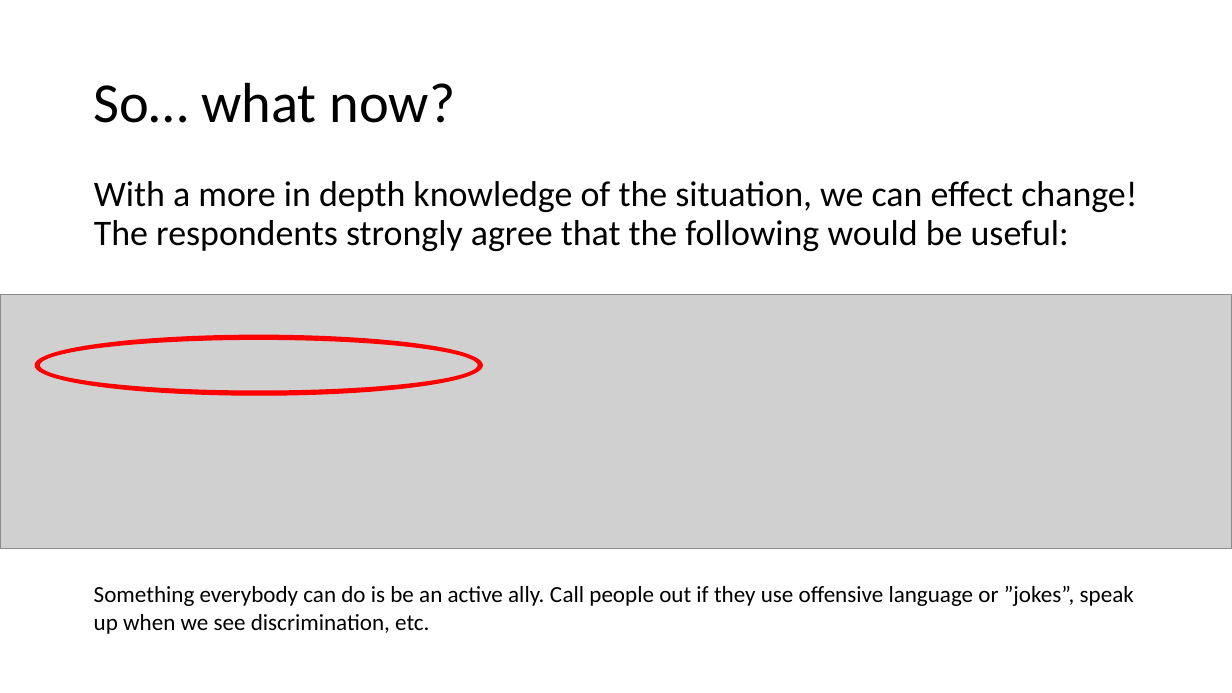
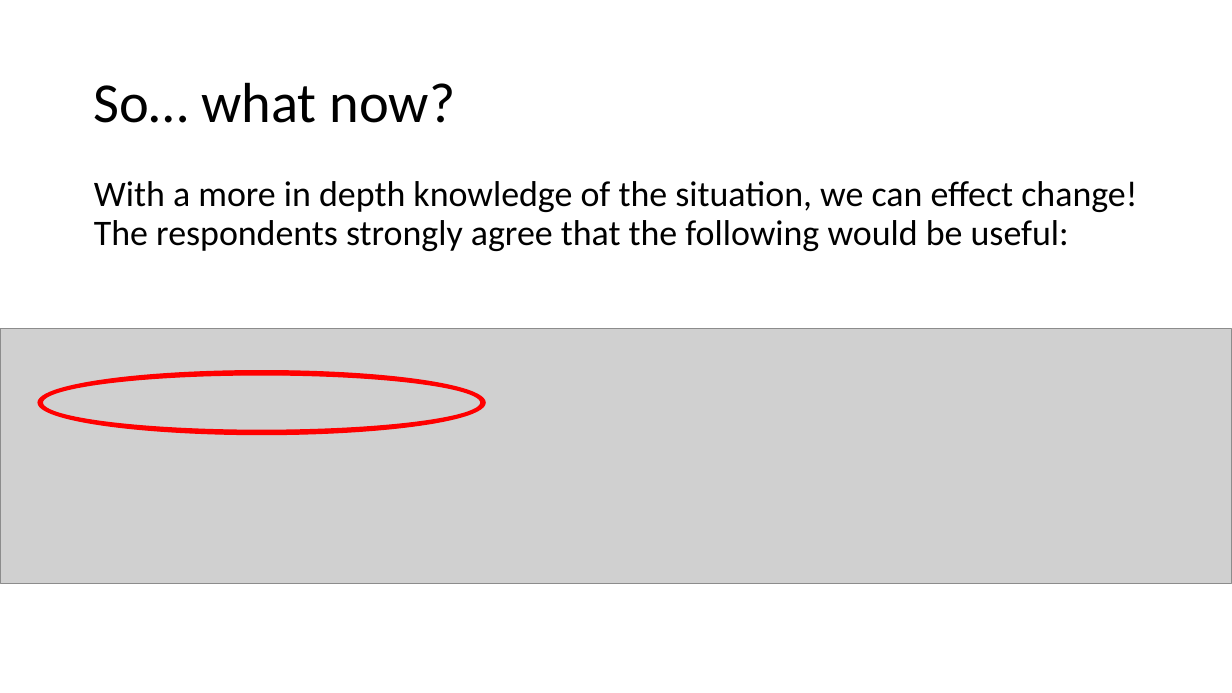
Before and after one commit to iamlex006/LexMidBootcampProj, a slide deck: slide 11 of QES Survey 20220210.pptx. Drawn at 1232x693 pixels with LibreOffice and Linux fonts; fonts in the diff are those of the drawing; grey boxes stand for pictures. Boxes give left, top, right and bottom in pixels: in the first picture for what was removed or moved away, otherwise in the second. Text is boxed around its words. In the diff, an @@ line names an element or a change of style, - is before the commit and + after.

```diff
--- a/QES Survey 20220210.pptx
+++ b/QES Survey 20220210.pptx
@@ picture: place and size @@
-picture at <box>0,294,1232,549</box>
+picture at <box>0,329,1232,584</box>
@@ donut: place and size @@
-donut at <box>35,335,482,396</box>
+donut at <box>38,371,485,434</box>
@@ text removed at <box>94,586,1134,634</box> @@
-Something everybody can do is be an active ally. Call people out if they use offensive language or ”jokes”, speak up when we see discrimination, etc.
```
Also in this commit, not shown: 3 other files.
